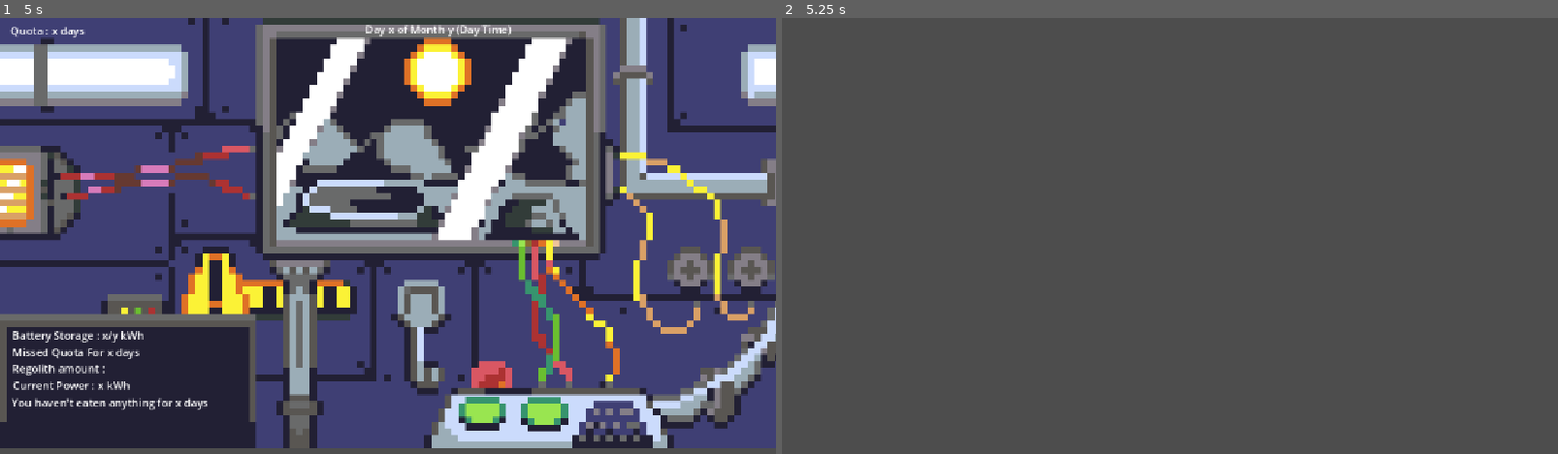
Above: before the commit, frames 1-2 (left to right).
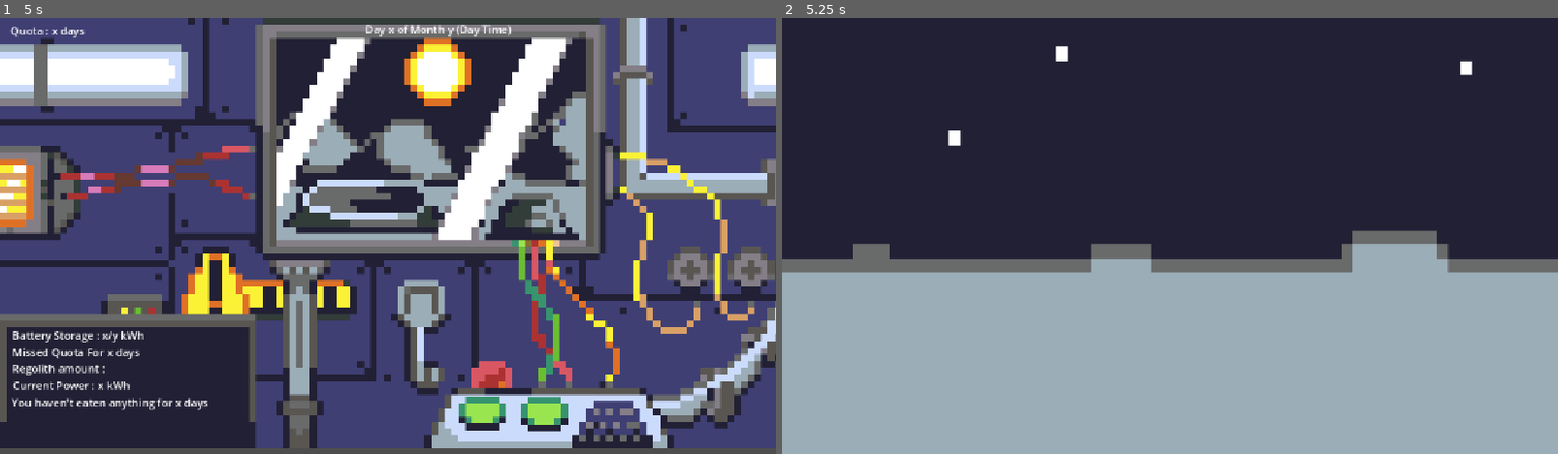
Above: after the commit, the same moments.

Repository: linhtetaye06/Game
Game: Godot game, scene res://main.tscn
The game is run twice, just before and just after one commit, with the same random seed, the same clock (stepped at 60 frames per second) and the same inputs.
Inputs (mouse positions are in pixels of both pictures, inside the frame that each line leads up to):
- Up to frame 1 (5 s): click (488, 419) at 0.5 s; click (550, 419) at 1.25 s; click (488, 419) at 2 s; click (550, 419) at 2.75 s; click (488, 419) at 3.5 s; click (550, 419) at 4.25 s
- Up to frame 2 (5.25 s): tap Enter at 5 s; move the mouse to (1208, 140) at 5.02 s; click (1208, 140) at 5.17 s

Frame 1 is identical in both runs. In frame 2, 100% of the frame differs, in the area x 0-100%, y 0-100%.

Commit message:
Surface
Surface of the moon

Diff:
--- a/OutsideUI.tscn
+++ b/OutsideUI.tscn
@@ -1,5 +1,13 @@
 [gd_scene format=3 uid="uid://d6psqr1sg2cq"]
+
+[ext_resource type="Texture2D" uid="uid://makpp4nsr5m6" path="res://Assests/Outside_field.png" id="1_7it1p"]
 
 [node name="OutsideUi" type="Control" unique_id=1742708983]
 layout_mode = 3
 anchors_preset = 0
+
+[node name="TextureRect" type="TextureRect" parent="." unique_id=1568267786]
+layout_mode = 0
+offset_right = 1413.0
+offset_bottom = 672.0
+texture = ExtResource("1_7it1p")
Binary file added: Assests/Outside_field.png
Not shown, added: Assests/Outside_field.png.import
